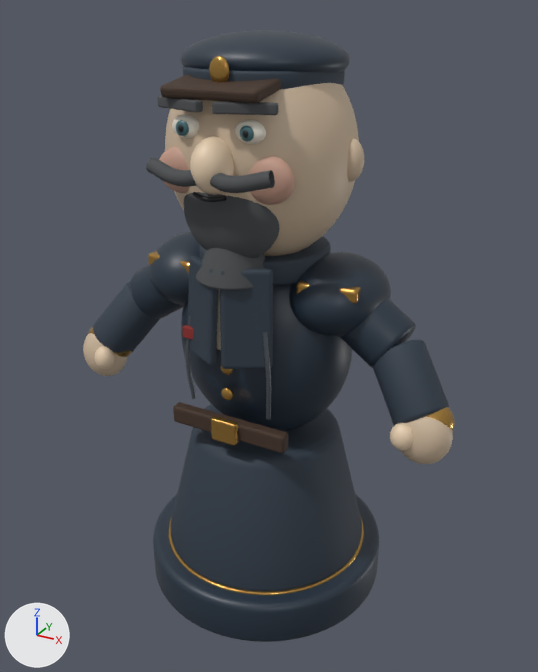
The glTF model frontend/public/models/matthias-home-canonical.glb as it was, and as the next commit left it.
One viewpoint serves both versions: a 50 mm lens placed at (1.37, -2.46, 2.42), pointed at (0.01, 0.0, 1.19). The lights are fixed; the arrows at lower left show +X, +Y and +Z. The older version comes first. Where no turn or scale is listed for an object, it has been applied to the vertices. Vertices at exactly the same position are counted once.

Objects in the first picture: 'Cuff.L', 'Cuff.R', 'Forearm.L', 'Forearm.R', 'Hand.L', 'Hand.R', 'Head', 'Pawn lower body', 'Pawn plinth', 'Shoulder.R', 'Thumb.L', 'Thumb.R', 'Upper arm.L', 'Upper arm.R', 'beard mass', 'cap visor', 'field cap crown', 'lapel.R', 'uniform chest' and 30 more.
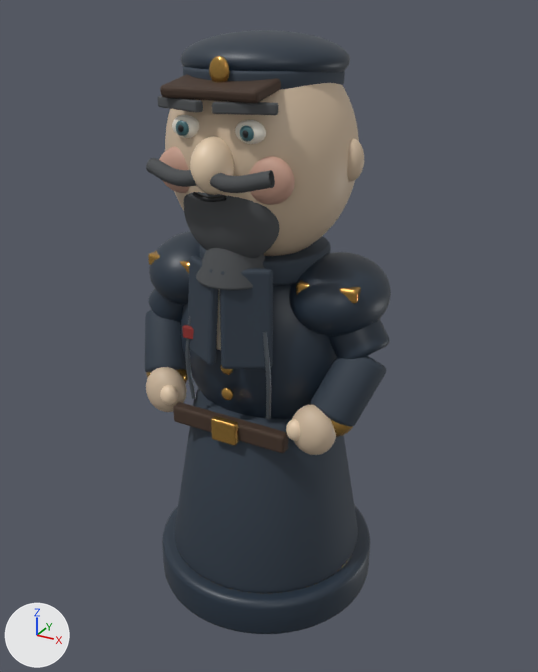
Commit message: build(home): regenerate Matthias Blender asset

Boxes (x1, y1, x2, y2) around the edits, measured in the pictures (538 x 672 px):
'Pawn lower body', reshaped, moved (10% taller): before (170, 404, 362, 592); after (175, 388, 358, 594)
'Pawn plinth', reshaped, moved (8% narrower, 13% shorter): before (153, 494, 379, 642); after (162, 505, 370, 634)
'Forearm.R', reshaped, moved, turned: before (373, 339, 449, 425); after (311, 356, 386, 427)
'Forearm.L', reshaped, moved, turned: before (93, 282, 161, 353); after (145, 310, 186, 372)
'Hand.R', moved, rescaled: before (400, 417, 453, 464); after (292, 405, 336, 455)
'Upper arm.R', reshaped, moved, turned: before (339, 298, 416, 368); after (328, 319, 390, 359)
'Hand.L', moved, rescaled: before (83, 333, 127, 376); after (146, 367, 187, 412)
'Upper arm.L', moved, turned: before (130, 265, 184, 319); after (148, 288, 184, 322)
'Thumb.R', moved, rescaled: before (390, 423, 413, 451); after (286, 419, 300, 441)
'Thumb.L', moved: before (95, 346, 115, 369); after (160, 385, 178, 405)
'Cuff.R', moved, rescaled: before (393, 407, 455, 431); after (310, 404, 353, 437)
'Cuff.L', moved (mostly hidden): before (88, 327, 132, 357); after (146, 369, 188, 384)

What changed in the scene script:
```text
Change me_cylinder_006:
    used by ob_forearm_l; location = (-0.645, -0.082, 1.165); rotation_euler = (2.44, 0.0, -1.006), in degrees (140, 0, -58)
    remove me_cylinder_006.from_pydata(...)  # 384 vertices, 764 faces; spans x -0.105..0.105, y -0.105..0.105, z -0.138..0.138
    add me_cylinder_006.from_pydata(...)  # 384 vertices, 764 faces; spans x -0.095..0.095, y -0.095..0.095, z -0.135..0.135
    me_cylinder_006 part 1: 384 of 384 vertices moved; they spanned x -0.105..0.105, y -0.105..0.105, z -0.138..0.138 and now span x -0.095..0.095, y -0.095..0.095, z -0.135..0.135; mean shift (0.0, 0.0, 0.0)
Change me_sphere_022:
    remove me_sphere_022.from_pydata(...)  # 482 vertices, 960 faces; spans x -0.105..0.105, y -0.085..0.085, z -0.115..0.115
    add me_sphere_022.from_pydata(...)  # 482 vertices, 960 faces; spans x -0.09..0.09, y -0.072..0.072, z -0.1..0.1
    me_sphere_022 part 2: the whole mesh is scaled about its middle by (0.857, 0.847, 0.87)
Change me_sphere_021:
    remove me_sphere_021.from_pydata(...)  # 452 vertices, 900 faces; spans x -0.114..0.114, y -0.09..0.09, z -0.09..0.09
    add me_sphere_021.from_pydata(...)  # 452 vertices, 900 faces; spans x -0.094..0.094, y -0.075..0.075, z -0.075..0.075
    me_sphere_021 part 3: the whole mesh is scaled about its middle by (0.826, 0.833, 0.833)
Change me_cylinder_007:
    used by ob_forearm_r; location = (0.645, -0.082, 1.165); rotation_euler = (2.44, 0.0, 1.006), in degrees (140, 0, 58)
    remove me_cylinder_007.from_pydata(...)  # 384 vertices, 764 faces; spans x -0.105..0.105, y -0.105..0.105, z -0.138..0.138
    add me_cylinder_007.from_pydata(...)  # 384 vertices, 764 faces; spans x -0.095..0.095, y -0.095..0.095, z -0.135..0.135
    me_cylinder_007 part 4: 384 of 384 vertices moved; they spanned x -0.105..0.105, y -0.105..0.105, z -0.138..0.138 and now span x -0.095..0.095, y -0.095..0.095, z -0.135..0.135; mean shift (0.0, 0.0, 0.0)
Change me_sphere_023:
    remove me_sphere_023.from_pydata(...)  # 482 vertices, 960 faces; spans x -0.105..0.105, y -0.085..0.085, z -0.115..0.115
    add me_sphere_023.from_pydata(...)  # 482 vertices, 960 faces; spans x -0.09..0.09, y -0.072..0.072, z -0.1..0.1
    me_sphere_023 part 5: the whole mesh is scaled about its middle by (0.857, 0.847, 0.87)
Change me_sphere_025:
    remove me_sphere_025.from_pydata(...)  # 332 vertices, 660 faces; spans x -0.0445..0.0445, y -0.04..0.04, z -0.052..0.052
    add me_sphere_025.from_pydata(...)  # 332 vertices, 660 faces; spans x -0.0376..0.0376, y -0.034..0.034, z -0.044..0.044
    me_sphere_025 part 6: the whole mesh is scaled about its middle by (0.844, 0.85, 0.846)
Change me_cylinder_005:
    used by ob_upper_arm_r; location = (0.445, -0.02, 1.35); rotation_euler = (2.137, 0.0, 1.451), in degrees (122, 0, 83)
    remove me_cylinder_005.from_pydata(...)  # 384 vertices, 764 faces; spans x -0.115..0.115, y -0.115..0.115, z -0.149..0.149
    add me_cylinder_005.from_pydata(...)  # 384 vertices, 764 faces; spans x -0.105..0.105, y -0.105..0.105, z -0.131..0.131
    me_cylinder_005 part 7: 384 of 384 vertices moved; they spanned x -0.115..0.115, y -0.115..0.115, z -0.149..0.149 and now span x -0.105..0.105, y -0.105..0.105, z -0.131..0.131; mean shift (0.0, 0.0, 0.0)
Change me_cone:
    remove me_cone.from_pydata(...)  # 512 vertices, 1020 faces; spans x -0.439..0.439, y -0.439..0.439, z -0.29..0.29
    add me_cone.from_pydata(...)  # 512 vertices, 1020 faces; spans x -0.422..0.422, y -0.422..0.422, z -0.38..0.38
    me_cone part 8: 512 of 512 vertices moved; they spanned x -0.439..0.439, y -0.439..0.439, z -0.29..0.29 and now span x -0.422..0.422, y -0.422..0.422, z -0.38..0.38; mean shift (0.0, 0.0, 0.0)
Change me_cylinder:
    remove me_cylinder.from_pydata(...)  # 640 vertices, 1276 faces; spans x -0.52..0.52, y -0.52..0.52, z -0.1..0.1
    add me_cylinder.from_pydata(...)  # 640 vertices, 1276 faces; spans x -0.48..0.48, y -0.48..0.48, z -0.09..0.09
    me_cylinder part 9: 640 of 640 vertices moved; they spanned x -0.52..0.52, y -0.52..0.52, z -0.1..0.1 and now span x -0.48..0.48, y -0.48..0.48, z -0.09..0.09; mean shift (0.0, 0.0, 0.0)
Change ob_cuff_l:
    ob_cuff_l.location: (-0.72, -0.13, 1.06) -> (-0.38, -0.18, 1.0)
Change ob_forearm_l:
    ob_forearm_l.location: (-0.645, -0.082, 1.165) -> (-0.42, -0.113, 1.11)
    ob_forearm_l.rotation_euler: (2.44, 0.0, -1.006) -> (2.522, 0.0, 0.535)  # degrees (140, 0, -58) -> degrees (144, 0, 31)
Change ob_hand_l:
    ob_hand_l.location: (-0.735, -0.155, 1.015) -> (-0.34, -0.245, 0.965)
Change ob_thumb_l:
    ob_thumb_l.location: (-0.68, -0.225, 1.025) -> (-0.29, -0.292, 0.975)
Change ob_upper_arm_l:
    ob_upper_arm_l.location: (-0.445, -0.02, 1.35) -> (-0.385, -0.025, 1.325)
    ob_upper_arm_l.rotation_euler: (2.137, 0.0, -1.451) -> (2.505, 0.0, -1.31)  # degrees (122, 0, -83) -> degrees (144, 0, -75)
Change ob_cuff_r:
    ob_cuff_r.location: (0.72, -0.13, 1.06) -> (0.38, -0.18, 1.0)
Change ob_forearm_r:
    ob_forearm_r.location: (0.645, -0.082, 1.165) -> (0.42, -0.113, 1.11)
    ob_forearm_r.rotation_euler: (2.44, 0.0, 1.006) -> (2.522, 0.0, -0.535)  # degrees (140, 0, 58) -> degrees (144, 0, -31)
Change ob_hand_r:
    ob_hand_r.location: (0.735, -0.155, 1.015) -> (0.34, -0.245, 0.965)
Change ob_thumb_r:
    ob_thumb_r.location: (0.68, -0.225, 1.025) -> (0.29, -0.292, 0.975)
Change ob_upper_arm_r:
    ob_upper_arm_r.location: (0.445, -0.02, 1.35) -> (0.385, -0.025, 1.325)
    ob_upper_arm_r.rotation_euler: (2.137, 0.0, 1.451) -> (2.505, 0.0, 1.31)  # degrees (122, 0, 83) -> degrees (144, 0, 75)
Change ob_pawn_lower_body:
    ob_pawn_lower_body.location: (0.0, 0.0, 0.5) -> (0.0, 0.0, 0.56)
Change ob_pawn_plinth:
    ob_pawn_plinth.location: (0.0, 0.0, 0.13) -> (0.0, 0.0, 0.12)
```
